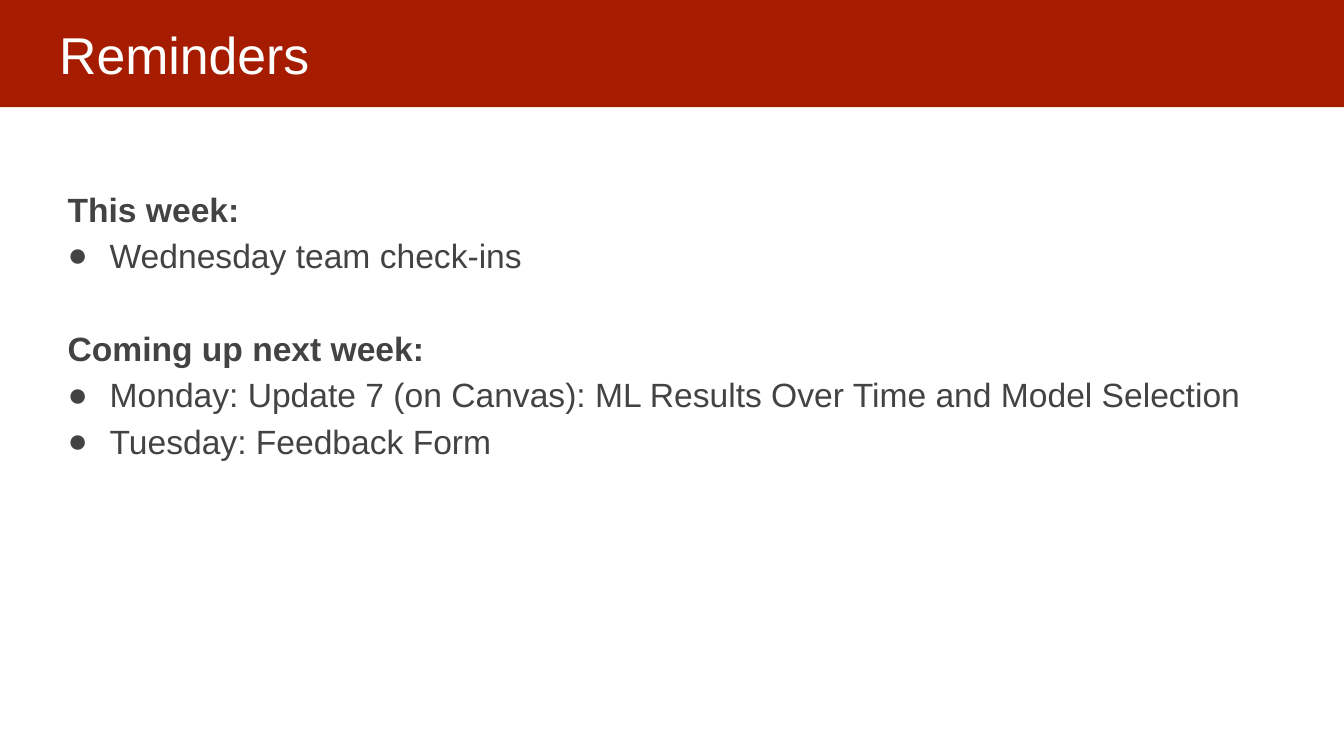
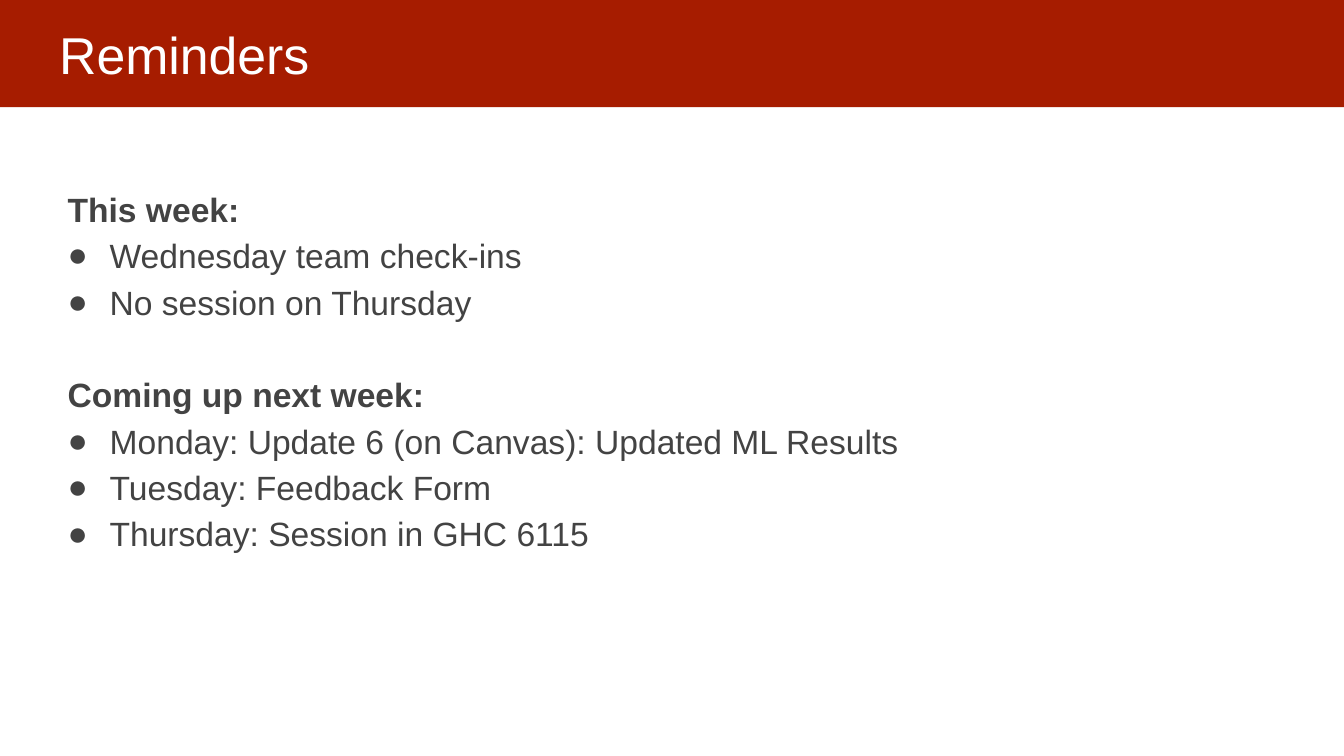
Before and after one commit to dssg/mlforpublicpolicylab, a slide deck: slide 57 of Lectures/15-ml-in-practice-and-model-selection-part-3.pptx (slide 10 before the commit). Drawn at 1344x756 pixels with LibreOffice and Linux fonts; fonts in the diff are those of the drawing. Boxes give left, top, right and bottom in pixels: in the first picture for what was removed or moved away, otherwise in the second. Text is boxed around its words. In the diff, an @@ line names an element or a change of style, - is before the commit and + after.

```diff
--- a/Lectures/15-ml-in-practice-and-model-selection-part-3.pptx
+++ b/Lectures/15-ml-in-practice-and-model-selection-part-3.pptx
@@ text at (110, 290, 471, 322): paragraph added @@
+● No session on Thursday
@@ text at (110, 429, 898, 461): text changed @@
-● Monday: Update 7 (on Canvas): ML Results Over Time and Model Selection
+● Monday: Update 6 (on Canvas): Updated ML Results
@@ text at (110, 521, 589, 553): paragraph added @@
+● Thursday: Session in GHC 6115
```
Also in this commit, not shown: 4 other slides changed, 7 slides added, 9 slides removed.
